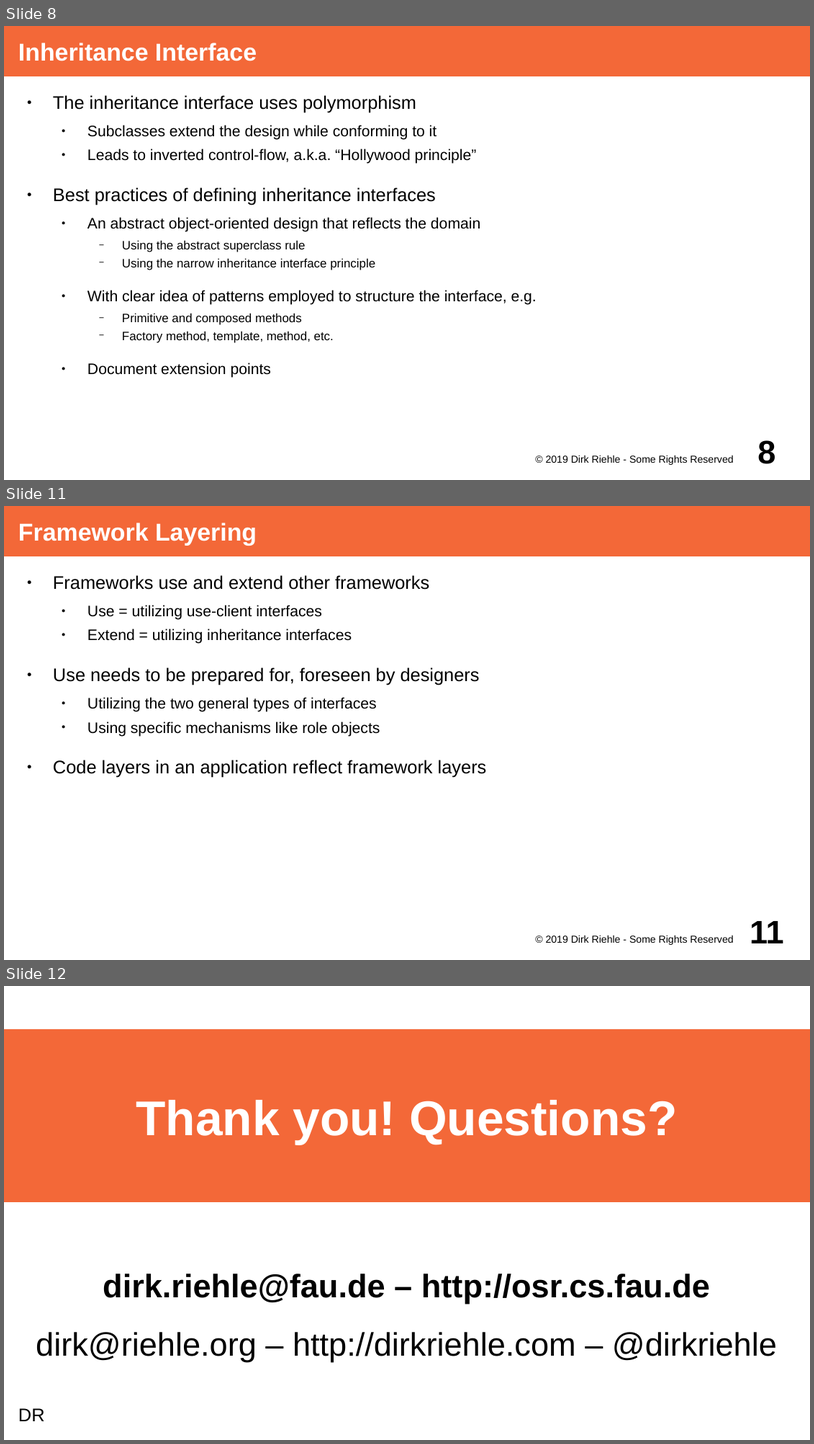
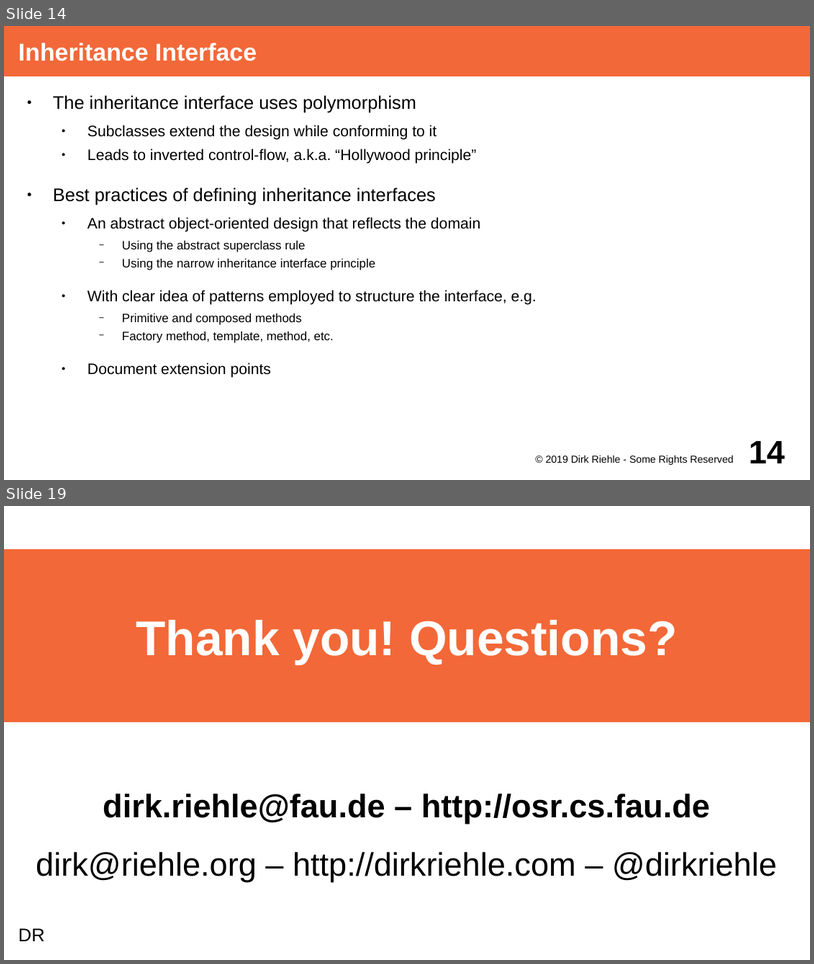
Before and after one commit to dirkriehle/adap-course, a slide deck: Lecture Slides/ADAP C12 - Object-oriented Frameworks.odp. Shown one above the other, each under a label of ours: slides 8, 11 and 12 before the commit, slides 14 and 19 after it; the slides between them are not shown. The pictures are 814x1444 and 814x964 pixels, drawn with LibreOffice and Linux fonts; fonts in the diff are those of the drawing. Boxes give left, top, right and bottom in pixels: in the first picture for what was removed or moved away, otherwise in the second. Text is boxed around its words. In the diff, an @@ line names an element or a change of style, - is before the commit and + after.

Commit message:
Some progress on final slide deck re: object oriented frameworks

```diff
--- a/Lecture Slides/ADAP C12 - Object-oriented Frameworks.odp
+++ b/Lecture Slides/ADAP C12 - Object-oriented Frameworks.odp
@@ slide 11 removed at <box>4,506,810,960</box>, background #FFFFFF @@
@@ title removed at <box>4,506,810,556</box> @@
-Framework Layering
@@ text removed at <box>53,575,487,777</box> @@
-● Frameworks use and extend other frameworks
-  ● Use = utilizing use-client interfaces
-  ● Extend = utilizing inheritance interfaces
-● Use needs to be prepared for, foreseen by designers
-  ● Utilizing the two general types of interfaces
-  ● Using specific mechanisms like role objects
-● Code layers in an application reflect framework layers
@@ text removed at <box>546,934,733,944</box> @@
-© 2019 Dirk Riehle - Some Rights Reserved
@@ page number removed at <box>750,921,784,943</box> @@
-11
@@ what was slide 8 is now slide 14 @@
@@ page number at <box>749,441,785,463</box>: text changed @@
-8
+14
@@ what was slide 12 is now slide 19 @@
```
Also in this commit, not shown: 7 slides changed, 8 slides added, 1 other file.
